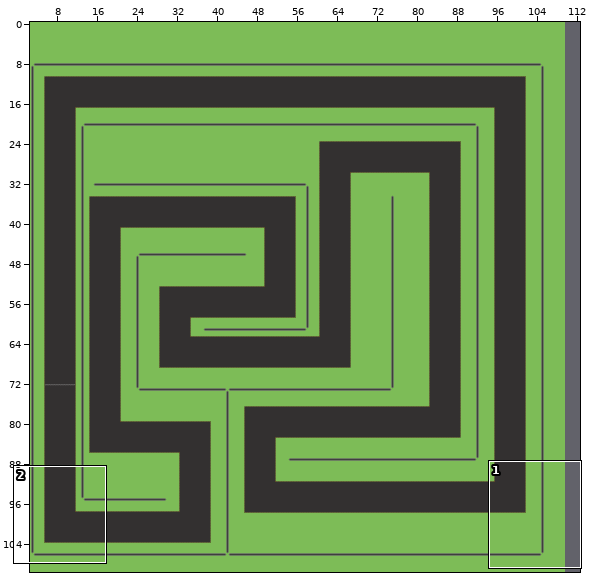
An edit to a level. Tiled map, LibGDX/core/assets/Race/track1 copy.tmx. The first picture is a wide view before the edit; the outline marks the close-up.
Close-up. First the earlier version:
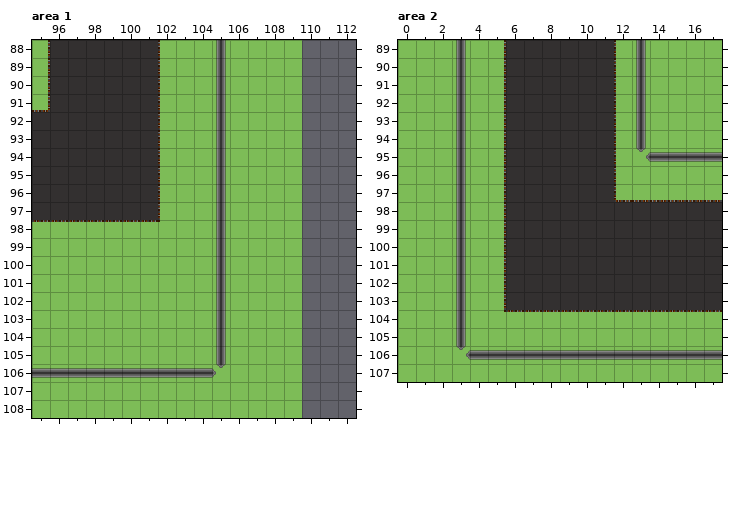
Cells are 32x32 px. Shown: area 1 x 95..112, y 88..108; area 2 x 0..17, y 89..107. The commit also changed other parts of the map, which this record leaves out. The old version is drawn lined up with the new one.
After:
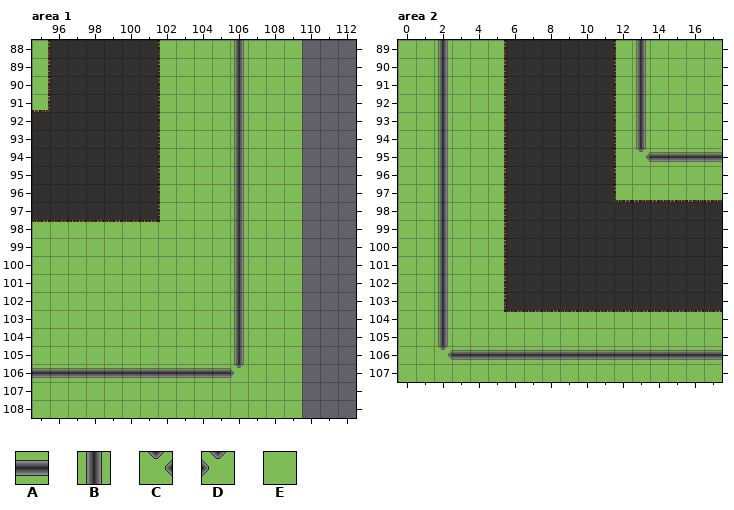
Key: from "raceTileSet": A 2, B 10, C 14, D 15, E 48.
_ is an empty cell.
Tiles replaced or removed in this view: B, C, D, E.
What changed:
Changed rows in their new state; . is an unchanged cell.
map size 110x110 -> 150x150 cells
Layer "Road", area 1:
first column x 105:
 88 EB
 89 EB
 90 EB
 91 EB
 92 EB
 93 EB
 94 EB
 95 EB
 96 EB
 97 EB
 98 EB
 99 EB
100 EB
101 EB
102 EB
103 EB
104 EB
105 EB
106 AD
Layer "Road", area 2:
first column x 2:
 89 BE
 90 BE
 91 BE
 92 BE
 93 BE
 94 BE
 95 BE
 96 BE
 97 BE
 98 BE
 99 BE
100 BE
101 BE
102 BE
103 BE
104 BE
105 BE
106 CA
Where, in picture pixels (left, top, right, bottom), the same in both close-ups:
changed: (212, 40, 244, 378)
changed: (438, 40, 470, 360)
